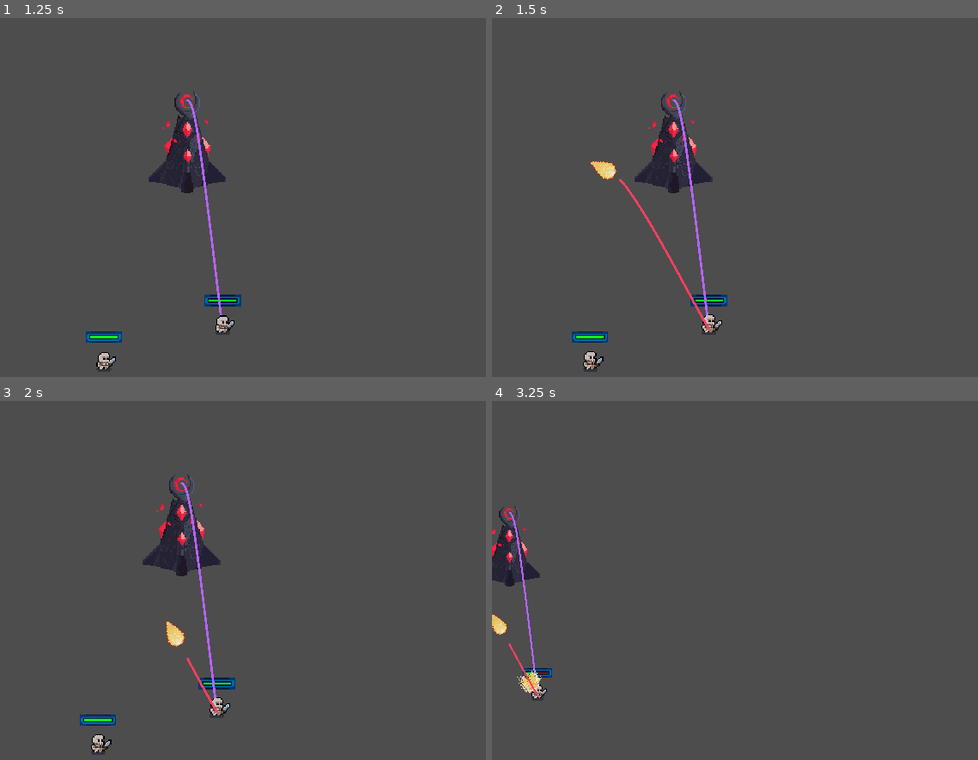
Above: before the commit, frames 1-4 (two rows, left to right).
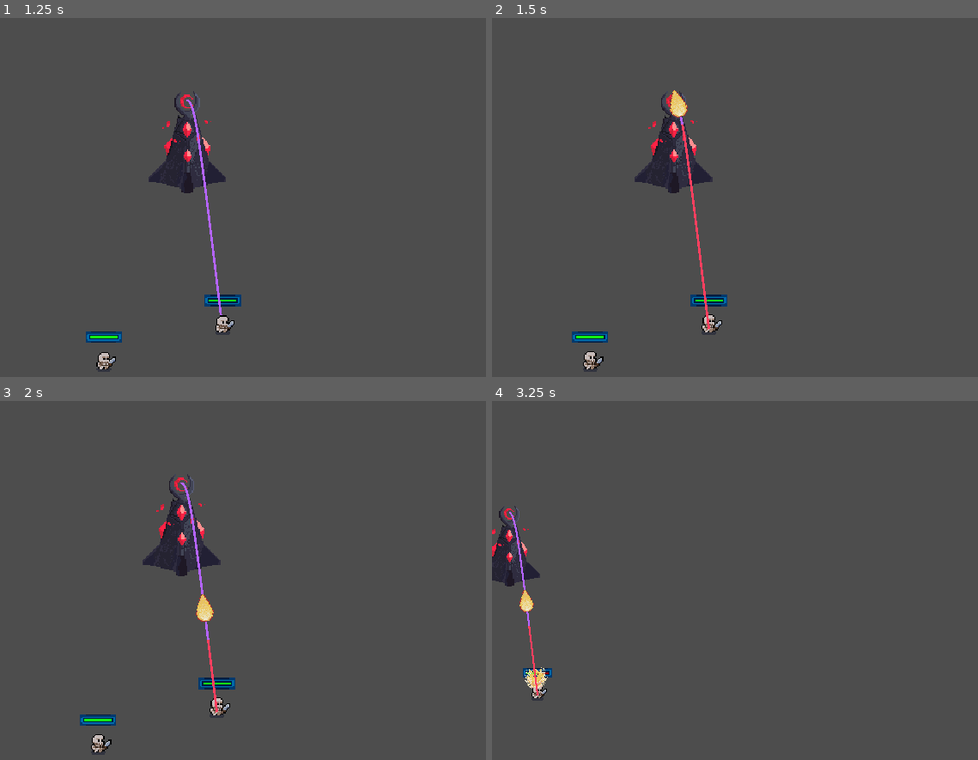
Above: after the commit, the same moments.

Repository: SiTOTG/KingVsKing
Game: Godot game, scene res://debug/sandbox.tscn
The game is run twice, just before and just after one commit, with the same random seed, the same clock (stepped at 60 frames per second) and the same inputs. This scene is started directly instead of the project's main scene.
Inputs (mouse positions are in pixels of both pictures, inside the frame that each line leads up to):
- Up to frame 1 (1.25 s): move the mouse to (outside the picture) at 0.52 s; hold Right (ui_right) from 0.53 s (still down); tap Middle mouse button (drag) at 0.6 s; click (outside the picture) at 0.67 s
- Up to frame 2 (1.5 s): release Right (ui_right) at 1.25 s; drag from (696, 269) to (594, 366) at 1.27 s
- Up to frame 3 (2 s): no input
- Up to frame 4 (3.25 s): move the mouse to (905, 530) at 2.02 s; hold Right (ui_right) 2.03-2.75 s; tap Mouse wheel down (zoom_out_slow) at 2.1 s; drag from (803, 720) to (511, 569) at 2.77 s

Frame 1 is identical in both runs. In frame 2, 0.9% of the frame differs, in the area x 20-45%, y 20-87%; in frame 3, 0.6%; in frame 4, 0.6%.
Error in both runs: Invalid call. Nonexistent function 'get_next_location' in base 'NavigationAgent2D'. (res://creatures/creature.gd:88)

Commit message:
Fix projectile visibility and despawning

Diff:
--- a/player/tower/tower.gd
+++ b/player/tower/tower.gd
@@ -45,8 +45,8 @@
 	projectile.target = target
 	projectile.height = height
 	projectile.position = projectile_origin.position
-	projectile.translate(-position)
-	add_child(projectile)
+	projectile.translate(global_position)
+	get_tree().current_scene.add_child(projectile)
 	projectile.fly()
 
 func find_target() -> bool:
--- a/world/world.tscn
+++ b/world/world.tscn
@@ -269,7 +269,6 @@
 position = Vector2(704, 237)
 
 [node name="Tower" parent="TowerSlot3" instance=ExtResource("16_o3cry")]
-visible = false
 
 [node name="TowerSlot4" parent="." instance=ExtResource("22_rui1r")]
 visible = false
